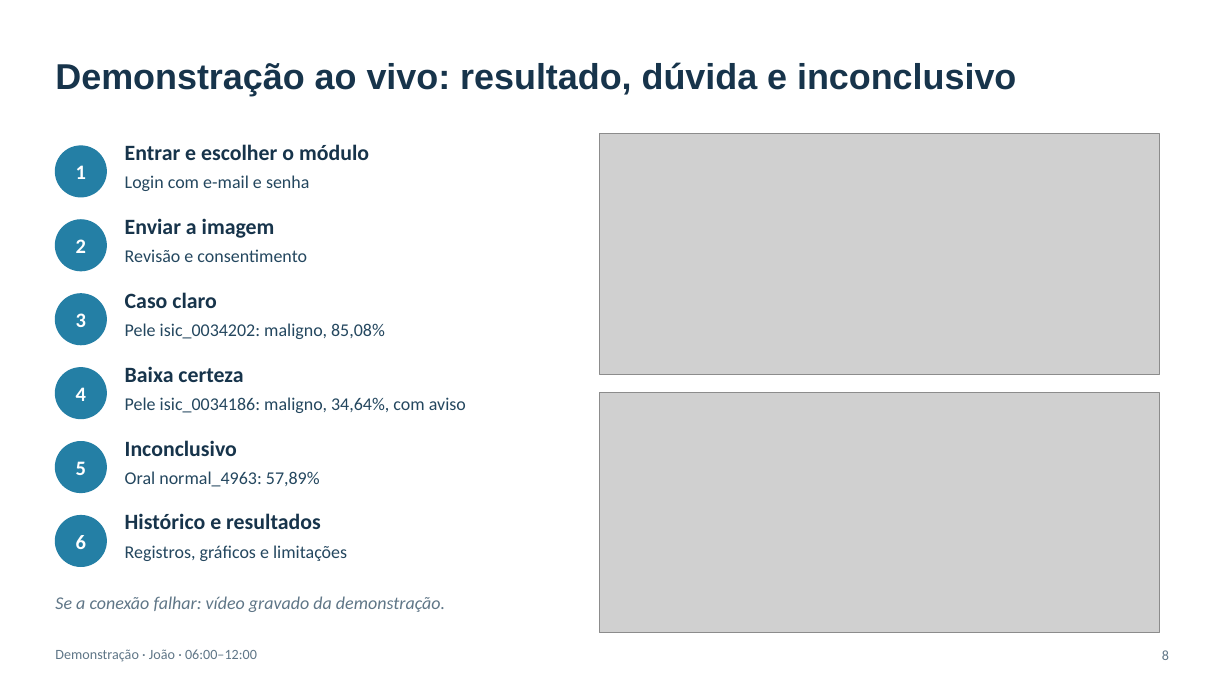
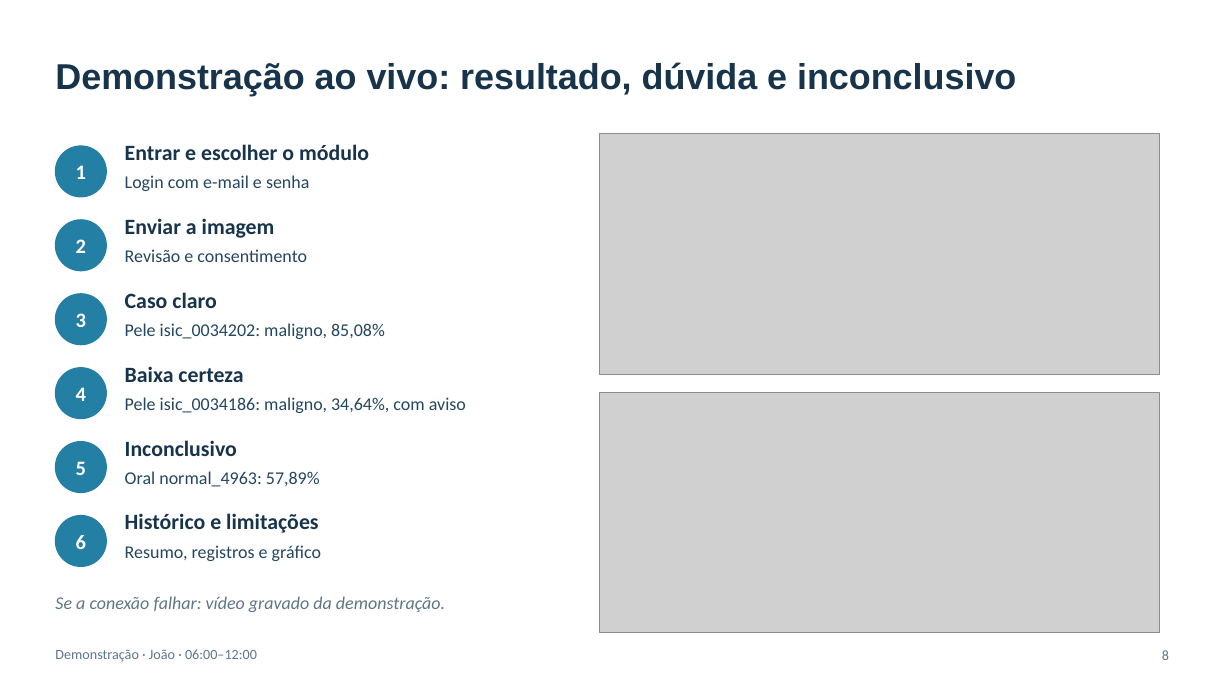
Before and after one commit to joaopgf/PixoraMed, a slide deck: slide 8 of docs/PixoraMed_final_presentation.pptx. Drawn at 1232x693 pixels with LibreOffice and Linux fonts; fonts in the diff are those of the drawing; grey boxes stand for pictures; background and template pictures are left out. Boxes give left, top, right and bottom in pixels: in the first picture for what was removed or moved away, otherwise in the second. Text is boxed around its words. In the diff, an @@ line names an element or a change of style, - is before the commit and + after.

```diff
--- a/docs/PixoraMed_final_presentation.pptx
+++ b/docs/PixoraMed_final_presentation.pptx
@@ text at bbox=[125, 513, 318, 533]: text changed @@
-Histórico e resultados
+Histórico e limitações
@@ text at bbox=[125, 545, 321, 561]: text changed @@
-Registros, gráficos e limitações
+Resumo, registros e gráfico
```
Also in this commit, not shown: 1 other slide changed, 4 other files.
